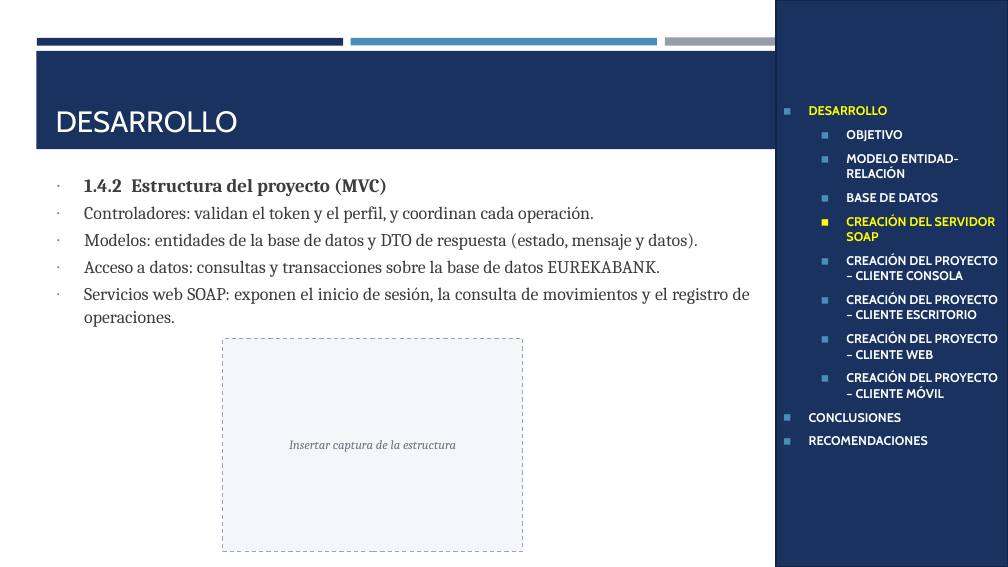
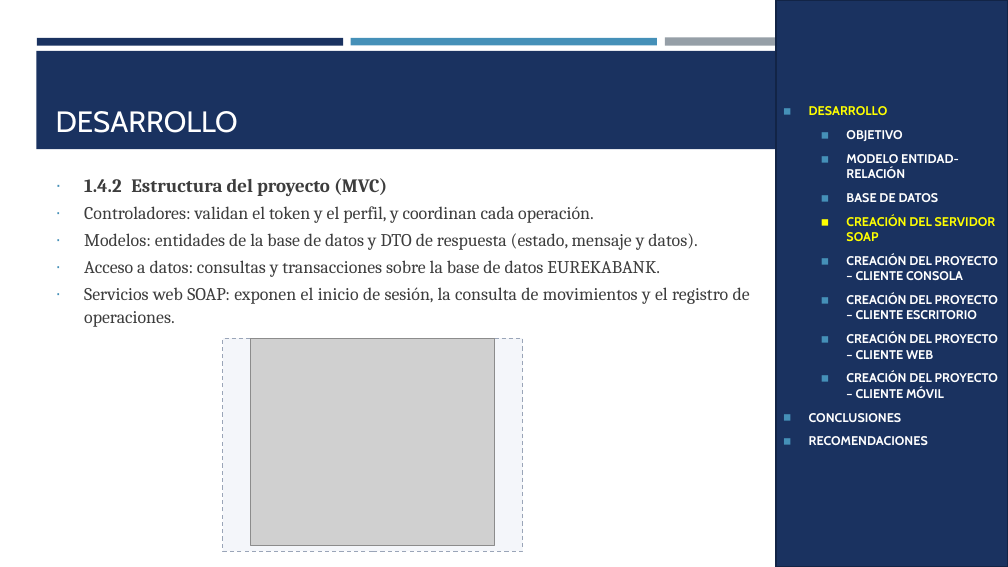
Before and after one commit to IMarcusDev/TI.1.1.-PAO202651_SOAP_JAVA_CONBDD_NRC36883_GR04, a slide deck: slide 7 of 05. DOCUMENTACION/PRESENTACION TI.1.1. SOAP con BDD en JAVA GR4.pptx. Drawn at 1008x567 pixels with LibreOffice and Linux fonts; fonts in the diff are those of the drawing; grey boxes stand for pictures. Boxes give left, top, right and bottom in pixels: in the first picture for what was removed or moved away, otherwise in the second. Text is boxed around its words. In the diff, an @@ line names an element or a change of style, - is before the commit and + after.

```diff
--- a/05. DOCUMENTACION/PRESENTACION TI.1.1. SOAP con BDD en JAVA GR4.pptx
+++ b/05. DOCUMENTACION/PRESENTACION TI.1.1. SOAP con BDD en JAVA GR4.pptx
@@ picture added at [251,338,495,545] @@
@@ text in rectangle at [289,440,456,452]: text removed @@
-Insertar captura de la estructura
```
Also in this commit, not shown: 4 other slides changed.
